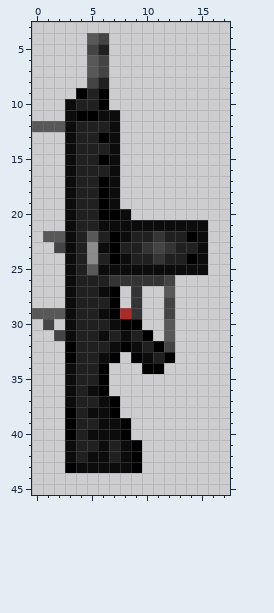
Two states of a pixel-art sprite, Resources/Weapons_Compilation/ClassicWeapons/bigob_USAS12.png. Above is the file before it was changed.
The file is 32x48 pixels. Shown: x 0..17, y 3..45.
After the commit:
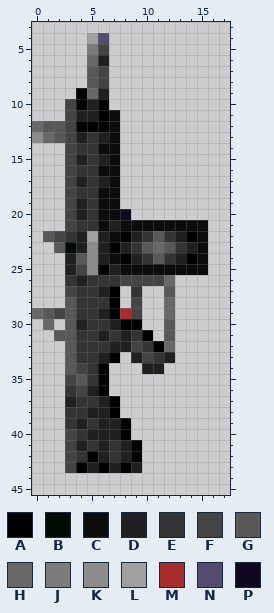
Palette (. is transparent): A #000000  B #000c00  C #0c0c0c  D #202020  E #343434  F #444444  G #585858  H #686868  J #7c7c7c  K #8c8c8c  L #a0a0a0  M #a82c2c  N #544c70  P #100820
Message: brightened UAC Rifle and USAS-12 (by Brain_322)
Diff:
Changed rows in their new state; - is an unchanged pixel.
first column x 0:
 4 -----LN-------
 5 -----JF-------
 6 -----HD-------
 8 -----GF-------
 9 -----HD-------
10 ---FA---------
11 ---FDDA-------
12 H--FAAA-------
13 KHGF-ED-------
14 ---FEEC-------
15 ---F-ED-------
16 ---FEEC-------
17 ---F-ED-------
18 ---FEEC-------
19 ---F-EC-------
20 ---F-ECCP-----
21 ---FEE-D------
22 --FE-L-CA-EGE-
23 --GB--D--EGHGE
24 ---DG--CA-EGE-
25 ---DFKAD------
26 ---E-EE-FFFFH-
27 ---FEED-------
28 ---GEEE--F--H-
29 H-FGEED--F--H-
30 -H-G-EED------
31 --GGEEDEDE----
32 ---GEEEDDFE-H-
33 ---GEED--DFED-
34 ---GFE----DD--
35 ---FGE--------
36 ---EFD--------
37 ---DEED-------
38 ---EEDD-------
39 ---E-EDD------
40 ---FEDDD------
41 ---F-EDED-----
42 ---FEADED-----
43 ---FADADAD----
Boxes around the changes in both pictures, in picture pixels (x1, y1, x2, y2):
changed: (32, 33, 186, 473)
